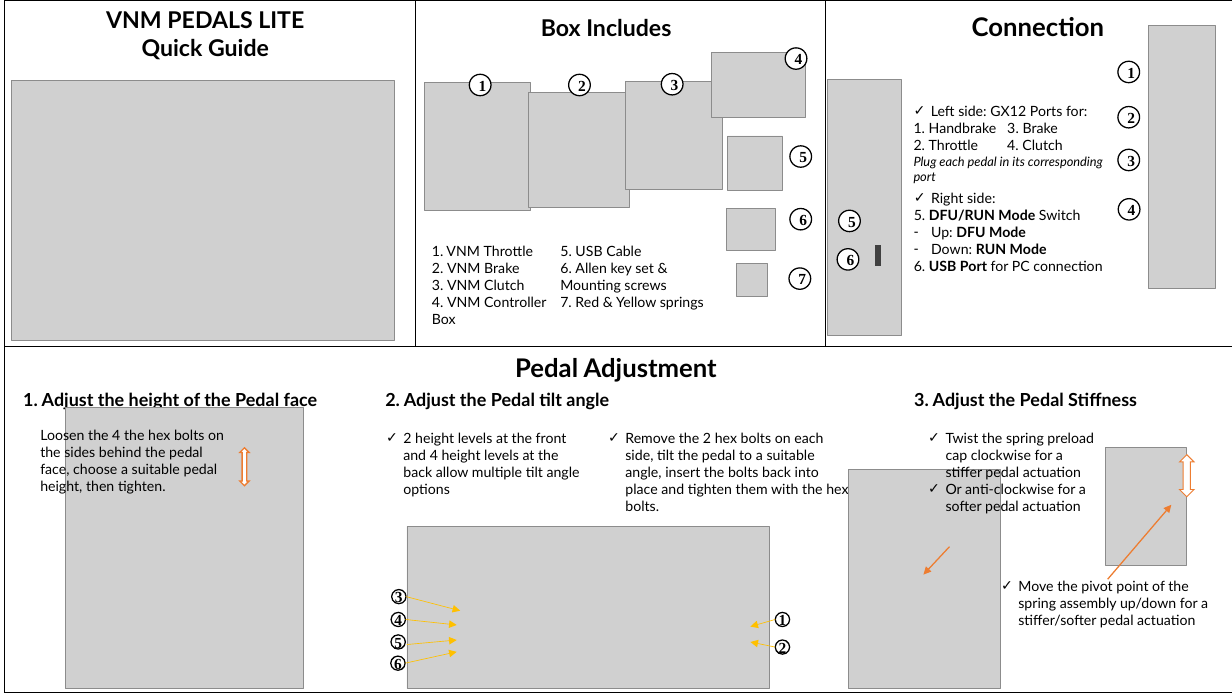
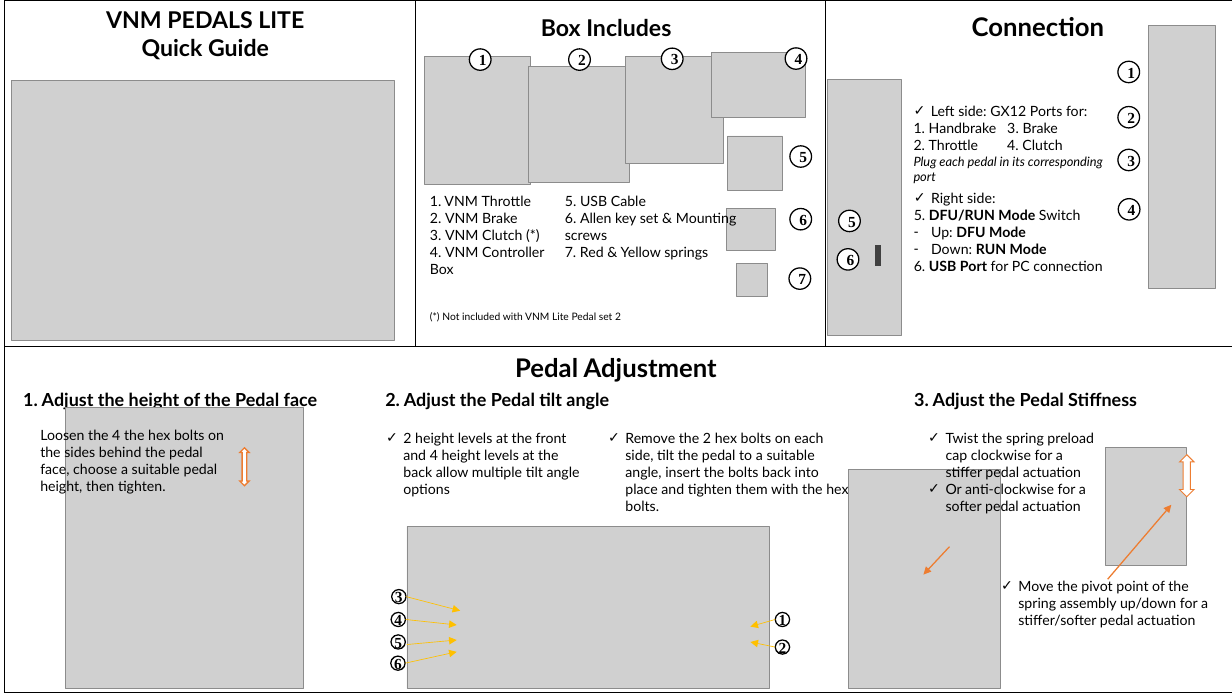
Before and after one commit to vnmsimulation/pedal, a slide deck: slide 1 of VNM Lite Pedals Quick Guide Manual V2.pptx. Drawn at 1232x693 pixels with LibreOffice and Linux fonts; fonts in the diff are those of the drawing; grey boxes stand for pictures. Boxes give left, top, right and bottom in pixels: in the first picture for what was removed or moved away, otherwise in the second. Text is boxed around its words. In the diff, an @@ line names an element or a change of style, - is before the commit and + after.

```diff
--- a/VNM Lite Pedals Quick Guide Manual V2.pptx
+++ b/VNM Lite Pedals Quick Guide Manual V2.pptx
@@ 3 pictures, 3 ellipses: place and size @@
-3 pictures, 3 ellipses at box(425, 74, 724, 211)
+3 pictures, 3 ellipses at box(425, 48, 724, 185)
@@ text "1. VNM Throttle": place and size @@
-text "1. VNM Throttle" at box(432, 245, 546, 324)
+text "1. VNM Throttle" at box(430, 195, 544, 274)
@@ text "5. USB Cable" rewrapped from box(560, 245, 704, 310) to box(565, 195, 737, 260) @@
@@ text at box(430, 229, 522, 240): text changed @@
-3. VNM Clutch
+3. VNM Clutch (*)
@@ text added at box(442, 312, 621, 320), 8 pt, text #000000 @@
+(*) Not included with VNM Lite Pedal set 2
```
Also in this commit, not shown: 1 other slide changed, 1 other file.
